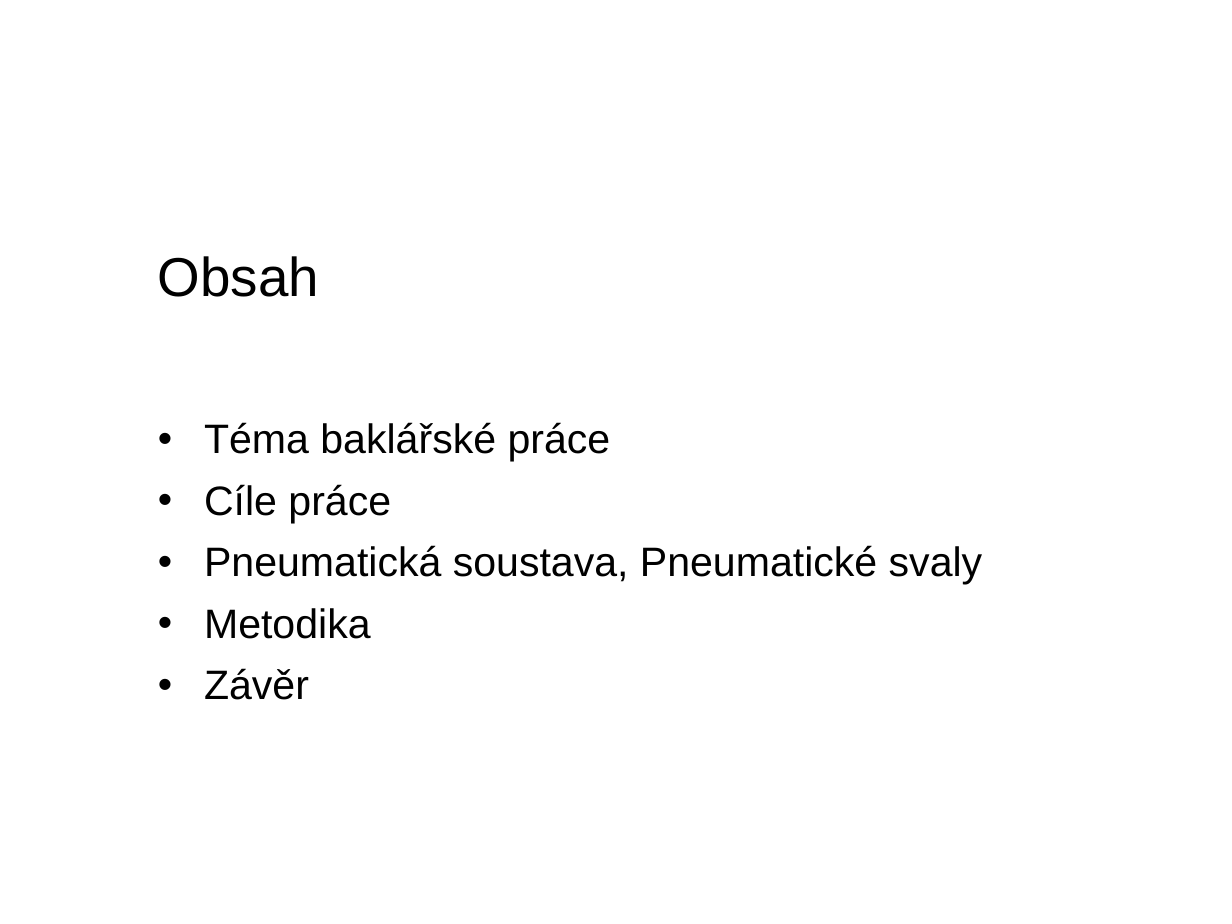
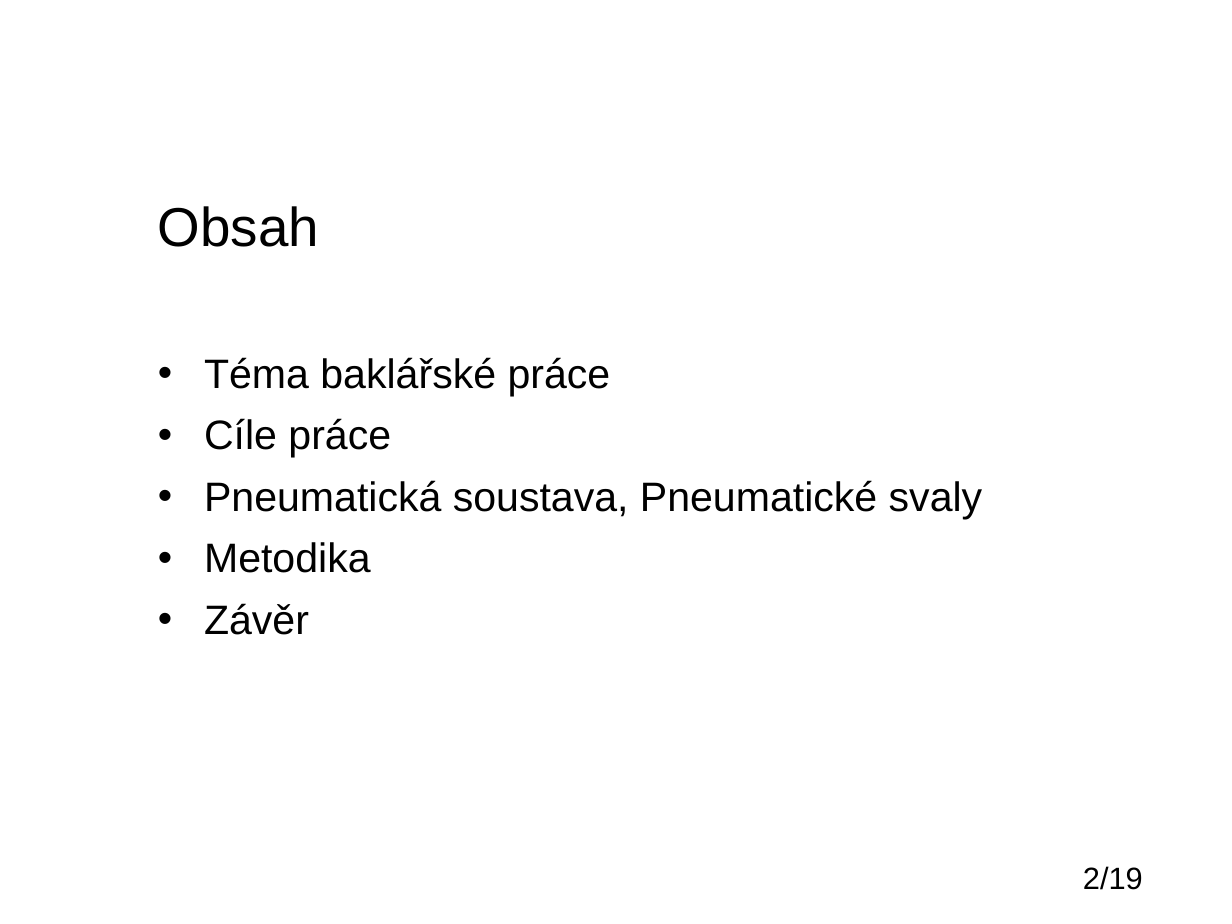
Before and after one commit to IronKnee22/Bakalarka, a slide deck: slide 2 of Obhajoba_darsamar.pptx. Drawn at 1232x924 pixels with LibreOffice and Linux fonts; fonts in the diff are those of the drawing; background and template pictures are left out. Boxes give left, top, right and bottom in pixels: in the first picture for what was removed or moved away, otherwise in the second. Text is boxed around its words. In the diff, an @@ line names an element or a change of style, - is before the commit and + after.

```diff
--- a/Obhajoba_darsamar.pptx
+++ b/Obhajoba_darsamar.pptx
@@ title "Obsah": place and size @@
-title "Obsah" at [158, 256, 319, 297]
+title "Obsah" at [158, 206, 319, 247]
@@ text "Téma baklářské práce": place and size @@
-text "Téma baklářské práce" at [204, 422, 983, 700]
+text "Téma baklářské práce" at [204, 357, 983, 635]
@@ page number added at [1083, 866, 1143, 890], 18 pt, text #000000 @@
+2/19
```
Also in this commit, not shown: 11 other slides changed, 6 slides added, 8 slides removed.
